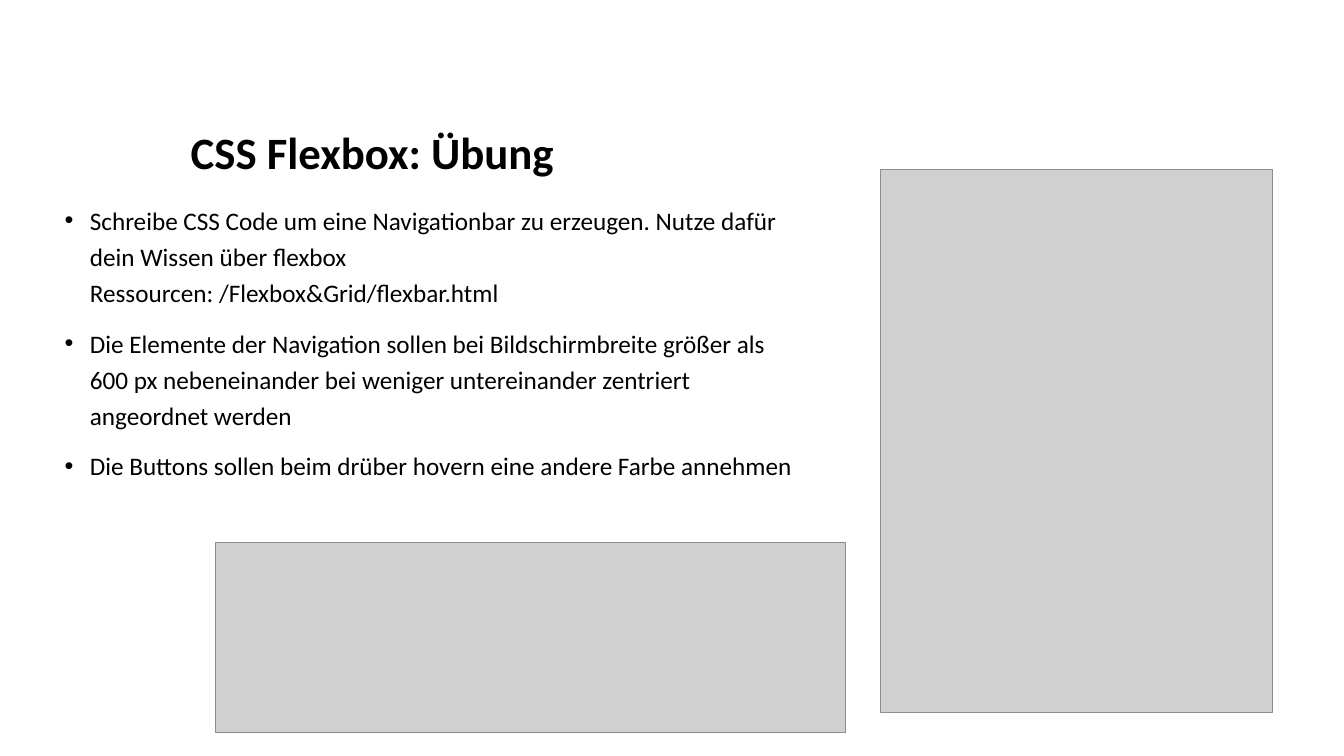
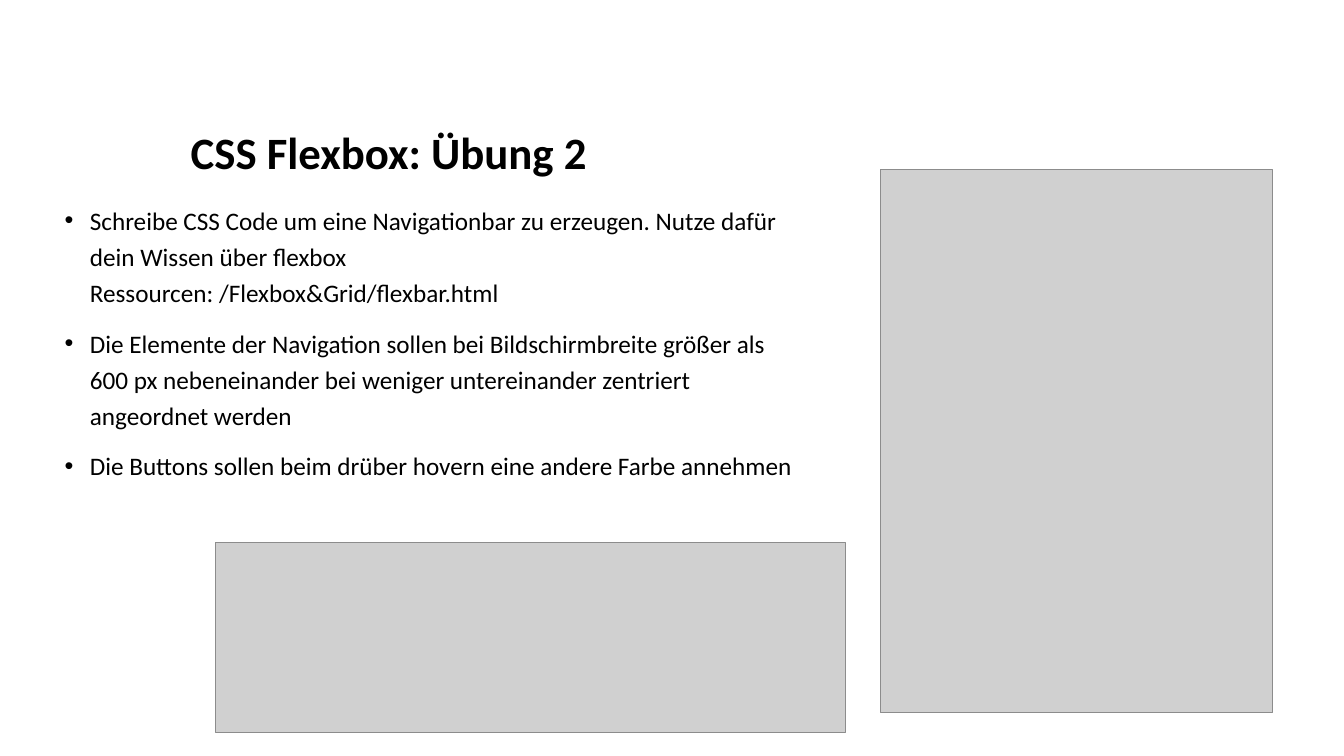
Before and after one commit to Holdo89/Webentwicklung_24_25, a slide deck: slide 17 of 4. Flexbox&Grid/Flexbox&Grid.pptx (slide 16 before the commit). Drawn at 1344x756 pixels with LibreOffice and Linux fonts; fonts in the diff are those of the drawing; grey boxes stand for pictures; background and template pictures are left out. Boxes give left, top, right and bottom in pixels: in the first picture for what was removed or moved away, otherwise in the second. Text is boxed around its words. In the diff, an @@ line names an element or a change of style, - is before the commit and + after.

Commit message:
flexbox folien neu Aufgabe

```diff
--- a/4. Flexbox&Grid/Flexbox&Grid.pptx
+++ b/4. Flexbox&Grid/Flexbox&Grid.pptx
@@ title at bbox=[191, 132, 587, 177]: text changed @@
-CSS Flexbox: Übung
+CSS Flexbox: Übung 2
```
Also in this commit, not shown: 1 slide added, 1 other file.
